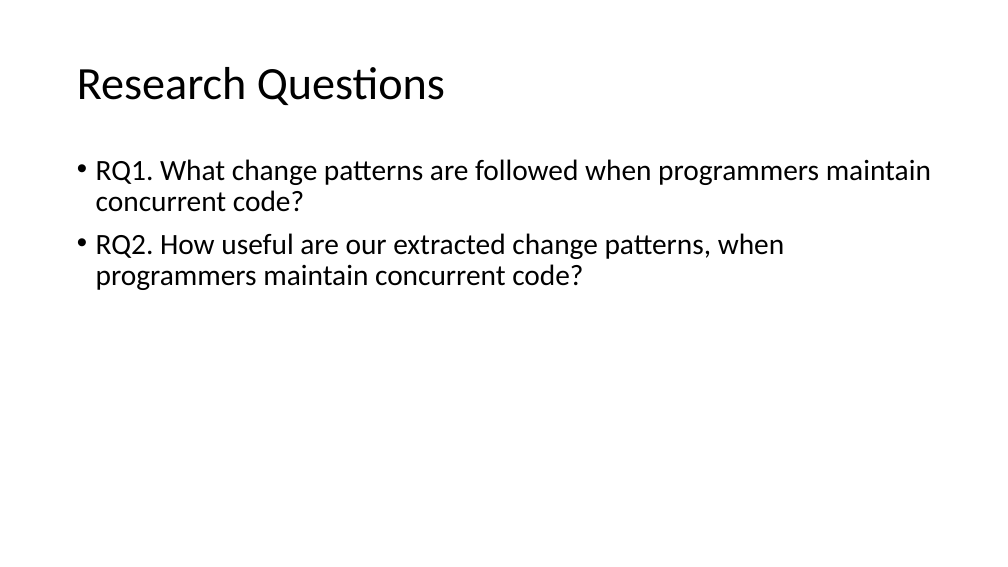
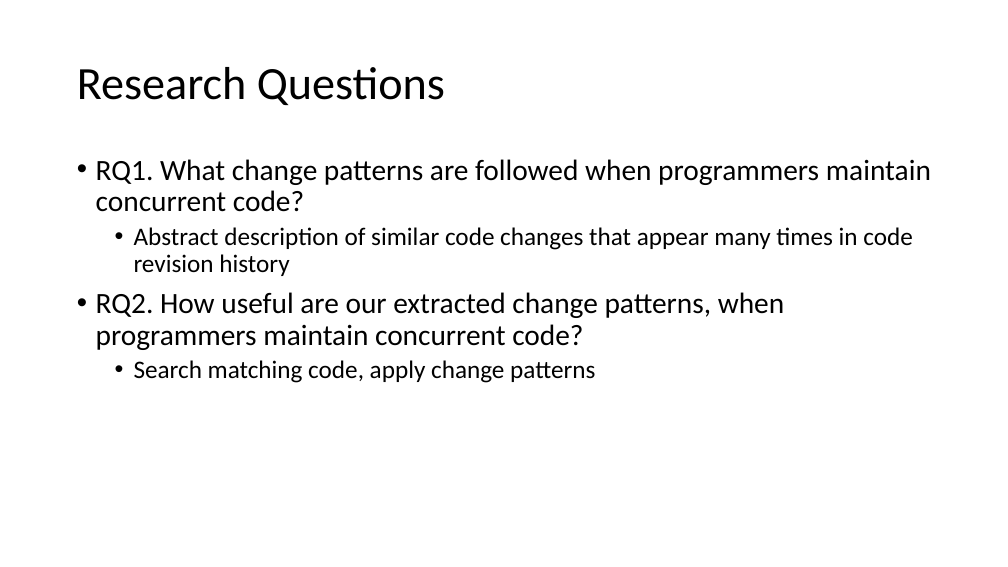
Before and after one commit to qwordy/Research, a slide deck: slide 7 of ppt/How do Programmers Maintain Concurrent Code.pptx (slide 3 before the commit). Drawn at 1008x567 pixels with LibreOffice and Linux fonts; fonts in the diff are those of the drawing. Boxes give left, top, right and bottom in pixels: in the first picture for what was removed or moved away, otherwise in the second. Text is boxed around its words. In the diff, an @@ line names an element or a change of style, - is before the commit and + after.

```diff
--- a/ppt/How do Programmers Maintain Concurrent Code.pptx
+++ b/ppt/How do Programmers Maintain Concurrent Code.pptx
@@ text at [134, 227, 912, 276]: paragraph added @@
+  • Abstract description of similar code changes that appear many times in code revision history
@@ text at [134, 360, 595, 383]: paragraph added @@
+  • Search matching code, apply change patterns
```
Also in this commit, not shown: 2 other slides changed, 9 slides added.
